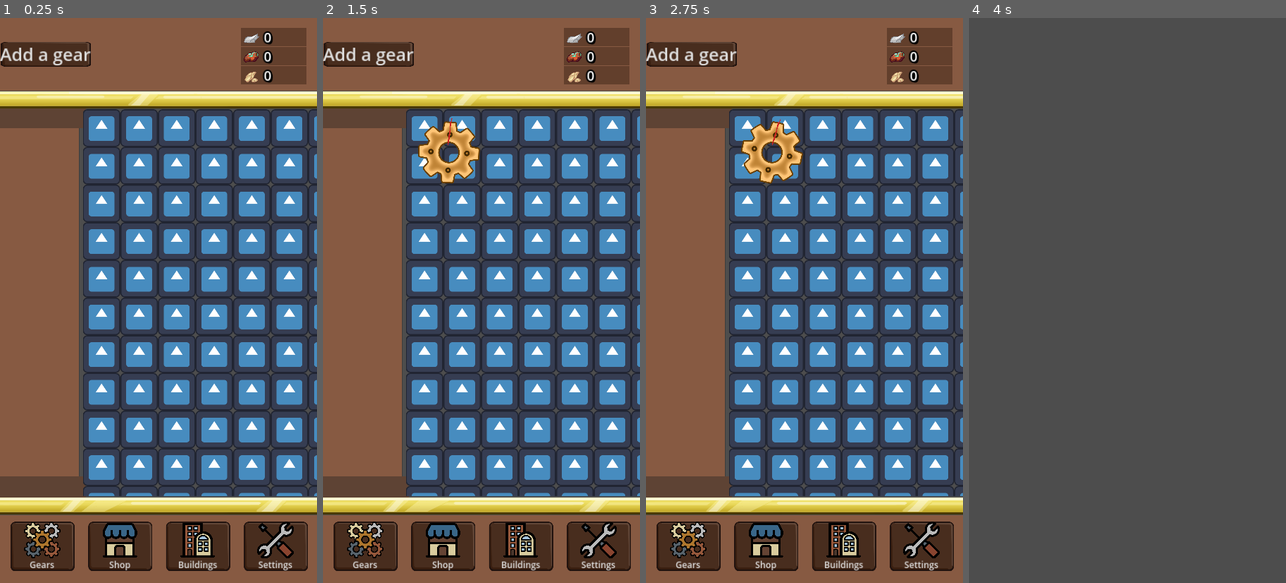
Above: before the commit, frames 1-4 (left to right).
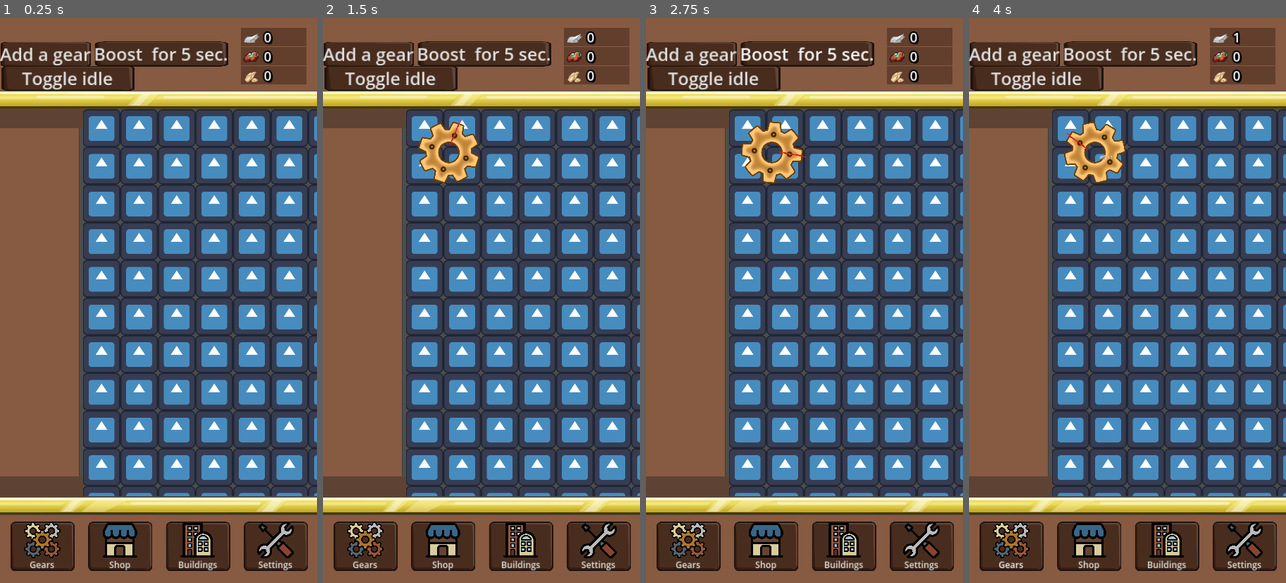
Above: after the commit, the same moments.

Repository: IIS-Mobile/PGiAnUP_zima_2024_stacjonarne_Catblast_Studio
Game: Godot game, scene res://scenes/main.tscn
The game is run twice, just before and just after one commit, with the same random seed, the same clock (stepped at 60 frames per second) and the same inputs. The engine's default icon, where the game draws it, is replaced by a stand-in: a white triangle on a blue panel in a dark square.
Inputs (mouse positions are in pixels of both pictures, inside the frame that each line leads up to):
- Up to frame 1 (0.25 s): no input
- Up to frame 2 (1.5 s): click "Add a gear" at 0.5 s; click (522, 300) at 1.25 s
- Up to frame 3 (2.75 s): click (807, 51) at 2 s, where only the run after the commit has a clickable "Boost for 5 sec."
- Up to frame 4 (4 s): click (1035, 80) at 2.75 s, where only the run after the commit has a clickable "Toggle idle"; click "Gears" at 3.5 s

The runs differ from the first frame. In frame 1, 3.6% of the frame differs, in the area x 0-72%, y 4-13%; in frame 2, 4.5%; in frame 3, 4.2%; in frame 4, 77%, in the area x 0-100%, y 0-100%.

Commit message:
boost + idle (in game)

Diff:
--- /dev/null
+++ b/global.gd
@@ -0,0 +1,4 @@
+extends Node
+
+func _physics_process(_delta: float) -> void:
+	pass
--- a/project.godot
+++ b/project.godot
@@ -16,6 +16,10 @@
 config/features=PackedStringArray("4.3", "Mobile")
 config/icon="res://assets/icon.svg"
 
+[autoload]
+
+Global="*res://global.gd"
+
 [display]
 
 window/size/viewport_width=1080
--- a/scenes/gear.gd
+++ b/scenes/gear.gd
@@ -3,6 +3,7 @@
 
 const scene = preload("res://scenes/gear.tscn")
 static var speed := 0.0
+static var buffer := 0.0
 static var count := 0
 @onready var index := count
 
--- a/scenes/gear_container.gd
+++ b/scenes/gear_container.gd
@@ -1,38 +1,51 @@
 extends TextureButton
 
-signal rotation_completed(index)
+signal rotation_completed(index:int)
 
-var gears = 0
+const SLOWDOWN_FACTOR = 0.005
+const IDLE_SPEED = 0.1
+var idle = true
 
 func percent_to_pixels(percent: float) -> int:
 	return (percent * 0.01 * self.size[0] as float) as int
 
 func add_gear() -> void:
 	# TODO: placeholder
-	if gears >= 16:
+	if Gear.count >= 16:
 		return
 	var gear = Gear.create()
-	var x_pos = gears % 4
-	var y_pos = percent_to_pixels(18.5) + (gears / 4) * percent_to_pixels(28)
-	if (gears / 4) % 2:
+	var x_pos = Gear.count % 4
+	var y_pos = percent_to_pixels(18.5) + (Gear.count / 4) * percent_to_pixels(28)
+	if (Gear.count / 4) % 2:
 		x_pos = 3 - x_pos
 	#TODO: placeholder
-	if gears != 15 and gears % 4 == 3:
+	if Gear.count != 15 and Gear.count % 4 == 3:
 		y_pos += percent_to_pixels(4.5)
-	elif gears != 0 and gears % 4 ==0:
+	elif Gear.count != 0 and Gear.count % 4 ==0:
 		y_pos -= percent_to_pixels(4.5)
 	gear.position = Vector2(percent_to_pixels(18.5) + x_pos * percent_to_pixels(21), y_pos)
-	gear.z_index = gears % 2
-	gears += 1
+	gear.z_index = Gear.count % 2
 	add_child(gear)
 
 func _physics_process(_delta: float) -> void:
-	Gear.speed = max(Gear.speed * 0.99, 0)
+	if Gear.speed == 1.0:
+		if Gear.buffer > 0.0:
+			Gear.buffer = max(Gear.buffer - SLOWDOWN_FACTOR, 0.0)
+		else:
+			Gear.speed = max(Gear.speed - SLOWDOWN_FACTOR, 0.0)
+	else:
+		if Gear.buffer > 0.0:
+			Gear.buffer = max(Gear.buffer - SLOWDOWN_FACTOR, 0.0)
+			Gear.speed = min(Gear.speed + SLOWDOWN_FACTOR, 1.0)
+		else:
+			Gear.speed = max(Gear.speed - SLOWDOWN_FACTOR, 0.0)
+	if idle and Gear.speed < IDLE_SPEED:
+		Gear.buffer = min(Gear.buffer + SLOWDOWN_FACTOR, 1.0)
 
-func _on_rotation_completed(index: Variant) -> void:
+func _on_rotation_completed(index: int) -> void:
 	if not index:
 		$Sound.play()
 
 func _on_pressed() -> void:
-	if gears:
-		Gear.speed = min(Gear.speed + 0.1, 1.0)
+	if Gear.count:
+		Gear.buffer = min(Gear.buffer + 0.1, 1.0)
--- a/scenes/main.gd
+++ b/scenes/main.gd
@@ -5,8 +5,17 @@
 func _on_gear_button_pressed() -> void:
 	$UI/VBoxContainer/HSplitContainer/ScrollContainer/GearContainer.add_gear()
 
-func _on_gear_container_rotation_completed(index: Variant) -> void:
+func _on_gear_container_rotation_completed(index: int) -> void:
 	#TODO: placeholder
 	if index / 4 != 3:
 		var counter = counter[index / 4]
 		counter.text = str(int(counter.text) + 1)
+
+
+func _on_boost_button_pressed() -> void:
+	#TODO: relate to physics fps and constant
+	Gear.buffer += 5 * 60 * 0.005
+
+
+func _on_idle_button_pressed() -> void:
+	$UI/VBoxContainer/HSplitContainer/ScrollContainer/GearContainer.idle = not $UI/VBoxContainer/HSplitContainer/ScrollContainer/GearContainer.idle
--- a/scenes/main.tscn
+++ b/scenes/main.tscn
@@ -33,7 +33,7 @@
 size_flags_vertical = 8
 color = Color(0.529412, 0.352941, 0.258824, 1)
 
-[node name="gear_button" type="Button" parent="UI/VBoxContainer/ColorRect"]
+[node name="GearButton" type="Button" parent="UI/VBoxContainer/ColorRect"]
 layout_mode = 1
 anchors_preset = 4
 anchor_top = 0.5
@@ -45,6 +45,34 @@
 theme = ExtResource("3_0qc7x")
 theme_override_font_sizes/font_size = 60
 text = "Add a gear"
+
+[node name="BoostButton" type="Button" parent="UI/VBoxContainer/ColorRect"]
+layout_mode = 1
+anchors_preset = 4
+anchor_top = 0.5
+anchor_bottom = 0.5
+offset_left = 320.0
+offset_top = -41.925
+offset_right = 777.0
+offset_bottom = 41.075
+grow_vertical = 2
+theme = ExtResource("3_0qc7x")
+theme_override_font_sizes/font_size = 60
+text = "Boost  for 5 sec."
+
+[node name="IdleButton" type="Button" parent="UI/VBoxContainer/ColorRect"]
+layout_mode = 1
+anchors_preset = 4
+anchor_top = 0.5
+anchor_bottom = 0.5
+offset_left = 2.0
+offset_top = 41.075
+offset_right = 459.0
+offset_bottom = 124.075
+grow_vertical = 2
+theme = ExtResource("3_0qc7x")
+theme_override_font_sizes/font_size = 60
+text = "Toggle idle"
 
 [node name="Resource1" type="ColorRect" parent="UI/VBoxContainer/ColorRect"]
 layout_mode = 1
@@ -246,7 +274,7 @@
 theme_override_constants/separation = 45
 alignment = 1
 
-[node name="Gear\'Button" type="Button" parent="UI/VBoxContainer/ColorRectDown/HBoxButtonContainer"]
+[node name="GearButton" type="Button" parent="UI/VBoxContainer/ColorRectDown/HBoxButtonContainer"]
 custom_minimum_size = Vector2(220, 0)
 layout_mode = 2
 theme = ExtResource("3_0qc7x")
@@ -257,7 +285,6 @@
 icon_alignment = 1
 vertical_icon_alignment = 0
 expand_icon = true
-script = ExtResource("6_d7ejv")
 
 [node name="ShopButton" type="Button" parent="UI/VBoxContainer/ColorRectDown/HBoxButtonContainer"]
 custom_minimum_size = Vector2(220, 0)
@@ -283,7 +310,6 @@
 icon_alignment = 1
 vertical_icon_alignment = 0
 expand_icon = true
-script = ExtResource("6_d7ejv")
 
 [node name="SettingsButton" type="Button" parent="UI/VBoxContainer/ColorRectDown/HBoxButtonContainer"]
 custom_minimum_size = Vector2(220, 0)
@@ -296,7 +322,8 @@
 icon_alignment = 1
 vertical_icon_alignment = 0
 expand_icon = true
-script = ExtResource("6_d7ejv")
-
-[connection signal="pressed" from="UI/VBoxContainer/ColorRect/gear_button" to="." method="_on_gear_button_pressed"]
+
+[connection signal="pressed" from="UI/VBoxContainer/ColorRect/GearButton" to="." method="_on_gear_button_pressed"]
+[connection signal="pressed" from="UI/VBoxContainer/ColorRect/BoostButton" to="." method="_on_boost_button_pressed"]
+[connection signal="pressed" from="UI/VBoxContainer/ColorRect/IdleButton" to="." method="_on_idle_button_pressed"]
 [connection signal="rotation_completed" from="UI/VBoxContainer/HSplitContainer/ScrollContainer/GearContainer" to="." method="_on_gear_container_rotation_completed"]
